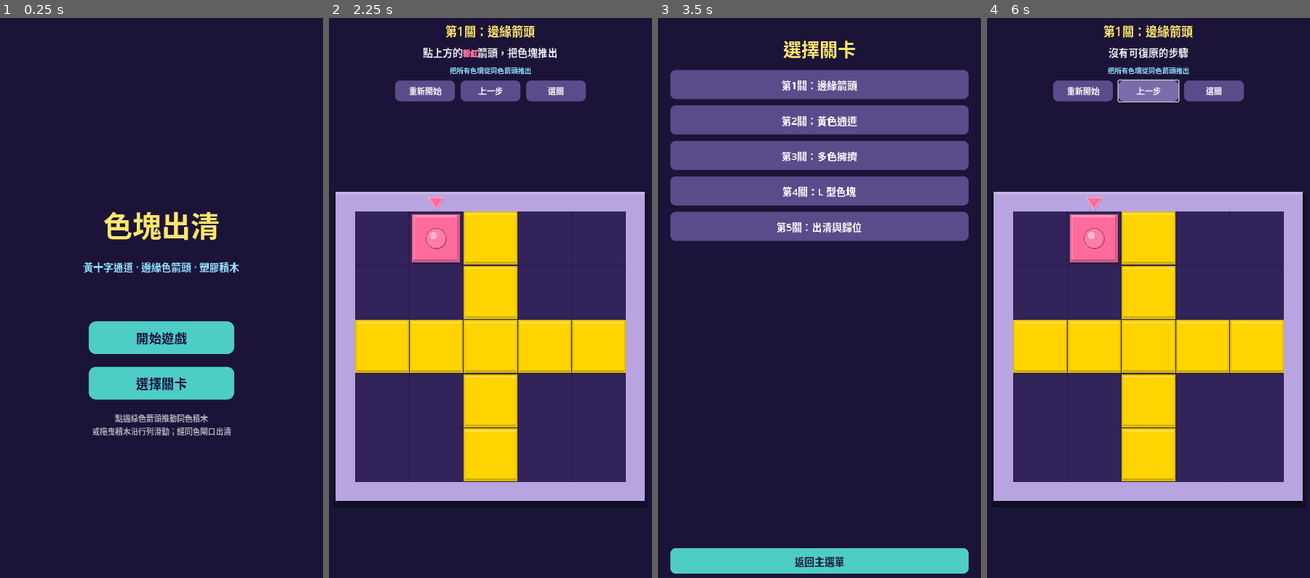
Above: before the commit, frames 1-4 (left to right).
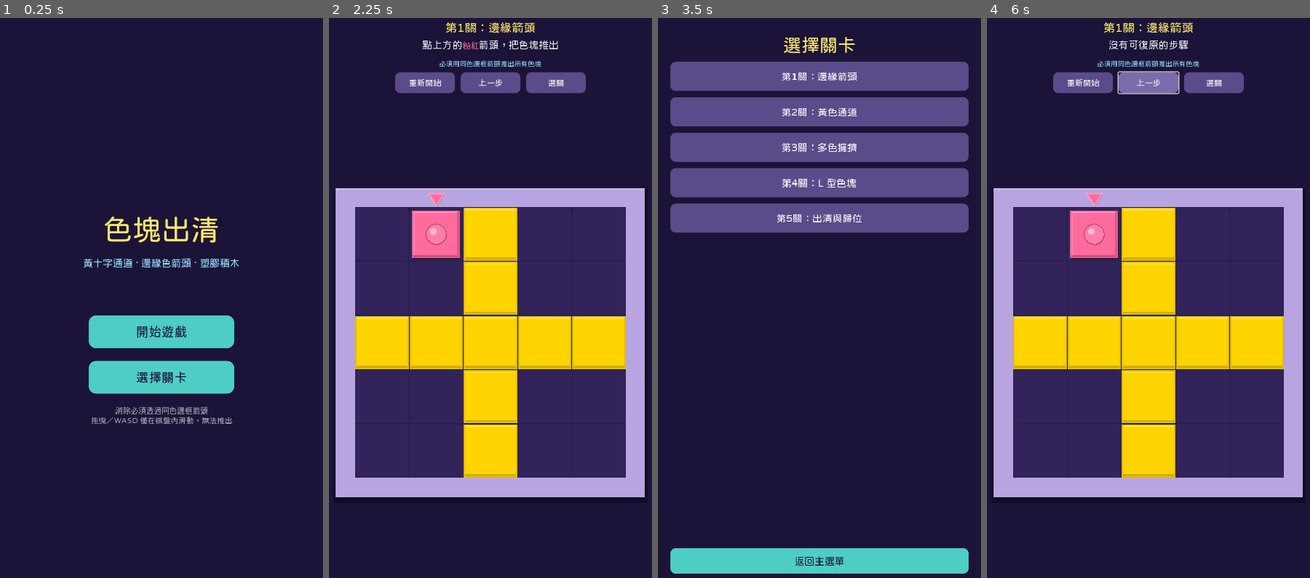
Above: after the commit, the same moments.

Repository: guobin6910-cell/sekuai-chuqing
Game: Godot game, scene res://scenes/MainMenu.tscn
Same seed, same stepped clock (60 frames per second), same inputs: the game is played once before the commit and once after it.
Inputs:
- Up to frame 1 (0.25 s): no input
- Up to frame 2 (2.25 s): click "選擇關卡" at 0.5 s; click "返回主選單" at 1.25 s; click "開始遊戲" at 2 s
- Up to frame 3 (3.5 s): click "選關" at 2.75 s
- Up to frame 4 (6 s): click "第1關：邊緣箭頭" at 3.5 s; click "重新開始" at 4.25 s; click "重新開始" at 5 s; click "上一步" at 5.75 s

The runs differ from the first frame. In frame 1, 5.4% of the frame differs, in the area x 25-75%, y 34-75%; in frame 2, 9.7%; in frame 3, 14%, in the area x 3-97%, y 3-99%; in frame 4, 9.5%.

Commit message:
fix: embed CJK font + require matching-color arrows to clear
Godot default fonts lack Traditional Chinese glyphs; embed jf-openhuninn
(OFL) via UITheme autoload and project custom_font for Web/iOS Safari.

Elimination may only happen via matching-color edge arrows (via_arrow);
free swipe/WASD slides inside the board only. Dim inactive arrows and
surface clear feedback hints. Levels remain solvable.

Diff:
--- a/project.godot
+++ b/project.godot
@@ -11,6 +11,7 @@
 
 [autoload]
 GameState="*res://scripts/GameState.gd"
+UITheme="*res://scripts/UITheme.gd"
 
 [display]
 window/size/viewport_width=720
@@ -21,6 +22,9 @@
 window/stretch/aspect="keep"
 window/handheld/orientation=1
 
+[gui]
+theme/custom_font="res://assets/fonts/jf-openhuninn-2.1.ttf"
+
 [rendering]
 renderer/rendering_method="gl_compatibility"
 textures/canvas_textures/default_texture_filter=0
--- a/scripts/BoardModel.gd
+++ b/scripts/BoardModel.gd
@@ -7,10 +7,10 @@
 ## 2. 色塊為多格 polyomino，整塊平移，不可旋轉。
 ## 3. 邊緣色箭頭：點擊後，找出該列／該行上「距離閘口最近」的同色色塊，
 ##    沿箭頭方向滑到受阻或出清。
-## 4. 亦可點選色塊後朝四向滑動（直到受阻）。
-## 5. 離場條件：下一步若有任何一格越出棋盤，該格必須對應「同色、同側」的箭頭閘口；
-##    只要有一格經合法閘口離場，整塊立即出清。
-## 6. 不可從無閘口的邊緣滑出。黃色通道只是通道，不是出口。
+## 4. 亦可點選色塊後朝四向滑動（僅在棋盤內，直到受阻）。
+## 5. 消除必須透過同色邊框箭頭：離場／出清只能由 try_arrow（via_arrow）觸發；
+##    自由滑動／WASD 不可推出棋盤。閘口仍須同色、同側、同 index。
+## 6. 黃色通道只是通道，不是出口。
 
 const SIDES := {
 	"top": Vector2i(0, -1),
@@ -203,7 +203,7 @@
 	if pid < 0:
 		return false
 	var dir := side_dir(str(arrow["side"]))
-	return _can_step(pid, dir)
+	return _can_step(pid, dir, true)
 
 
 func _copy_cells(cells: Array) -> Array[Vector2i]:
@@ -223,7 +223,7 @@
 	return has_gate(side, idx, color_hex)
 
 
-func _can_step(pid: int, dir: Vector2i) -> bool:
+func _can_step(pid: int, dir: Vector2i, via_arrow: bool = false) -> bool:
 	if not pieces.has(pid):
 		return false
 	var p: Dictionary = pieces[pid]
@@ -239,6 +239,9 @@
 			if other >= 0 and other != pid:
 				return false
 		else:
+			# Free swipe/WASD may never leave the board.
+			if not via_arrow:
+				return false
 			if not _cell_exit_valid(cell, dir, hex):
 				return false
 	return true
@@ -259,17 +262,20 @@
 	p["cells"] = new_cells
 
 
-func _slide(pid: int, dir: Vector2i) -> Dictionary:
-	var fail := {"ok": false, "pid": pid, "dir": dir, "steps": 0, "cleared": false}
+func _slide(pid: int, dir: Vector2i, via_arrow: bool = false) -> Dictionary:
+	var fail := {"ok": false, "pid": pid, "dir": dir, "steps": 0, "cleared": false, "via_arrow": via_arrow}
 	if not pieces.has(pid):
 		return fail
-	if not _can_step(pid, dir):
+	if not _can_step(pid, dir, via_arrow):
 		return fail
 	var from_cells := _copy_cells(pieces[pid]["cells"])
 	var col: Color = pieces[pid]["color"]
 	var steps := 0
-	while _can_step(pid, dir):
+	while _can_step(pid, dir, via_arrow):
 		if _would_eject(pid, dir):
+			# Eject/clear only when this slide was initiated by a matching-color arrow.
+			if not via_arrow:
+				break
 			steps += 1
 			pieces.erase(pid)
 			return {
@@ -278,6 +284,7 @@
 				"dir": dir,
 				"steps": steps,
 				"cleared": true,
+				"via_arrow": true,
 				"color": col,
 				"from_cells": from_cells,
 			}
@@ -293,6 +300,7 @@
 		"dir": dir,
 		"steps": steps,
 		"cleared": false,
+		"via_arrow": via_arrow,
 		"color": col,
 		"from_cells": from_cells,
 		"to_cells": _copy_cells(pieces[pid]["cells"]),
@@ -301,22 +309,26 @@
 
 func try_arrow(arrow_idx: int) -> Dictionary:
 	if arrow_idx < 0 or arrow_idx >= arrows.size():
-		return {"ok": false, "steps": 0, "cleared": false}
+		return {"ok": false, "steps": 0, "cleared": false, "reason": "bad_arrow"}
 	var arrow: Dictionary = arrows[arrow_idx]
 	var pid := nearest_matching(arrow)
 	if pid < 0:
-		return {"ok": false, "steps": 0, "cleared": false, "reason": "no_piece"}
+		return {"ok": false, "steps": 0, "cleared": false, "reason": "no_piece", "arrow": arrow}
 	var dir := side_dir(str(arrow["side"]))
-	var result := _slide(pid, dir)
+	# via_arrow=true：允許經同色閘口出清
+	var result := _slide(pid, dir, true)
 	result["arrow_idx"] = arrow_idx
 	result["arrow"] = arrow
+	if not result.get("ok", false):
+		result["reason"] = "blocked"
 	return result
 
 
 func try_swipe(pid: int, dir: Vector2i) -> Dictionary:
 	if dir == Vector2i.ZERO:
-		return {"ok": false, "steps": 0, "cleared": false}
-	return _slide(pid, dir)
+		return {"ok": false, "steps": 0, "cleared": false, "reason": "bad_dir"}
+	# Swipe/WASD：只在棋盤內滑動，不可離場出清
+	return _slide(pid, dir, false)
 
 
 func quadrant_of(cell: Vector2i) -> String:
@@ -434,7 +446,7 @@
 	var t := str(goal.get("type", "clear_all"))
 	match t:
 		"clear_all":
-			return "把所有色塊從同色箭頭推出"
+			return "必須用同色邊框箭頭推出所有色塊"
 		"clear_color":
 			return "出清指定顏色"
 		"reach_cross":
--- a/scripts/Game.gd
+++ b/scripts/Game.gd
@@ -70,6 +70,7 @@
 	hud_label.horizontal_alignment = HORIZONTAL_ALIGNMENT_CENTER
 	hud_label.add_theme_font_size_override("font_size", 26)
 	hud_label.add_theme_color_override("font_color", Color("FFE66D"))
+	UITheme.apply(hud_label)
 	root.add_child(hud_label)
 
 	hint_label = RichTextLabel.new()
@@ -80,6 +81,7 @@
 	hint_label.custom_minimum_size = Vector2(0, 36)
 	hint_label.add_theme_font_size_override("normal_font_size", 22)
 	hint_label.add_theme_color_override("default_color", Color(1, 1, 1, 0.92))
+	UITheme.apply(hint_label)
 	_refresh_hint()
 	root.add_child(hint_label)
 
@@ -88,6 +90,7 @@
 	goal_label.horizontal_alignment = HORIZONTAL_ALIGNMENT_CENTER
 	goal_label.add_theme_font_size_override("font_size", 15)
 	goal_label.add_theme_color_override("font_color", Color("95E1FF"))
+	UITheme.apply(goal_label)
 	root.add_child(goal_label)
 
 	var btn_row := HBoxContainer.new()
@@ -162,6 +165,7 @@
 	b.add_theme_stylebox_override("hover", h)
 	b.add_theme_stylebox_override("pressed", h)
 	b.add_theme_color_override("font_color", Color.WHITE)
+	UITheme.apply(b)
 	b.pressed.connect(cb)
 	return b
 
@@ -217,7 +221,11 @@
 		var side := str(a["side"])
 		var idx := int(a["index"])
 		var center := _arrow_center(side, idx)
-		BrickDraw.draw_triangle_arrow(arrow_layer, center, side, a["color"], asize)
+		var col: Color = a["color"]
+		# Dim / desaturate arrows that currently cannot push a matching piece.
+		if not model.arrow_ready(a):
+			col = Color.from_hsv(col.h, col.s * 0.35, col.v * 0.55, 0.55)
+		BrickDraw.draw_triangle_arrow(arrow_layer, center, side, col, asize)
 		var hit := Rect2(center - Vector2(asize, asize), Vector2(asize, asize) * 2.0)
 		_arrow_hit_rects.append({"rect": hit, "idx": i})
 
@@ -366,7 +374,11 @@
 	var snap := model.snapshot()
 	var result := model.try_arrow(idx)
 	if not result.get("ok", false):
-		_refresh_hint("此箭頭目前無法推動")
+		var reason := str(result.get("reason", ""))
+		if reason == "no_piece":
+			_refresh_hint("沒有同色色塊可推")
+		else:
+			_refresh_hint("要同顏色的箭頭才能推出這個色塊")
 		return
 	undo_stack.append(snap)
 	animating = true
@@ -379,7 +391,11 @@
 	var snap := model.snapshot()
 	var result := model.try_swipe(selected_id, dir)
 	if not result.get("ok", false):
-		_refresh_hint("此方向無法移動")
+		# Swipe may be blocked at the edge because exit requires a matching arrow.
+		if model.pieces.has(selected_id) and model._would_eject(selected_id, dir):
+			_refresh_hint("消除必須透過同色邊框箭頭")
+		else:
+			_refresh_hint("此方向無法移動")
 		return
 	undo_stack.append(snap)
 	animating = true
--- a/scripts/LevelSelect.gd
+++ b/scripts/LevelSelect.gd
@@ -26,6 +26,7 @@
 	title.horizontal_alignment = HORIZONTAL_ALIGNMENT_CENTER
 	title.add_theme_font_size_override("font_size", 40)
 	title.add_theme_color_override("font_color", Color("FFE66D"))
+	UITheme.apply(title)
 	root.add_child(title)
 
 	var grid := VBoxContainer.new()
@@ -43,6 +44,7 @@
 		b.custom_minimum_size = Vector2(0, 64)
 		b.add_theme_font_size_override("font_size", 22)
 		_style_level_btn(b, locked)
+		UITheme.apply(b)
 		var idx := i
 		b.pressed.connect(func(): _open_level(idx))
 		grid.add_child(b)
@@ -52,6 +54,7 @@
 	back.custom_minimum_size = Vector2(0, 56)
 	back.add_theme_font_size_override("font_size", 22)
 	_style_back(back)
+	UITheme.apply(back)
 	back.pressed.connect(_on_back)
 	root.add_child(back)
 
--- a/scripts/MainMenu.gd
+++ b/scripts/MainMenu.gd
@@ -27,6 +27,7 @@
 	title.horizontal_alignment = HORIZONTAL_ALIGNMENT_CENTER
 	title.add_theme_font_size_override("font_size", 64)
 	title.add_theme_color_override("font_color", Color("FFE66D"))
+	UITheme.apply(title)
 	v.add_child(title)
 
 	var sub := Label.new()
@@ -34,6 +35,7 @@
 	sub.horizontal_alignment = HORIZONTAL_ALIGNMENT_CENTER
 	sub.add_theme_font_size_override("font_size", 22)
 	sub.add_theme_color_override("font_color", Color("95E1FF"))
+	UITheme.apply(sub)
 	v.add_child(sub)
 
 	var spacer := Control.new()
@@ -44,10 +46,11 @@
 	v.add_child(_make_btn("選擇關卡", _on_select))
 
 	var tip := Label.new()
-	tip.text = "點邊緣色箭頭推動同色積木\n或拖曳積木沿行列滑動；經同色閘口出清"
+	tip.text = "消除必須透過同色邊框箭頭\n拖曳／WASD 僅在棋盤內滑動，無法推出"
 	tip.horizontal_alignment = HORIZONTAL_ALIGNMENT_CENTER
 	tip.add_theme_font_size_override("font_size", 17)
 	tip.add_theme_color_override("font_color", Color(1, 1, 1, 0.65))
+	UITheme.apply(tip)
 	v.add_child(tip)
 
 
@@ -58,6 +61,7 @@
 	b.size_flags_horizontal = Control.SIZE_SHRINK_CENTER
 	b.add_theme_font_size_override("font_size", 28)
 	_style_button(b)
+	UITheme.apply(b)
 	b.pressed.connect(cb)
 	return b
 
--- /dev/null
+++ b/scripts/UITheme.gd
@@ -0,0 +1,47 @@
+extends Node
+## CJK UI font autoload — Godot default fonts lack Traditional Chinese glyphs.
+## Preload keeps the font in the Web export PCK.
+
+const FONT_PATH := "res://assets/fonts/jf-openhuninn-2.1.ttf"
+const _FONT_RES: Font = preload("res://assets/fonts/jf-openhuninn-2.1.ttf")
+
+static var font: Font
+
+
+func _enter_tree() -> void:
+	font = _FONT_RES
+	_apply_default_theme()
+
+
+func _apply_default_theme() -> void:
+	if font == null:
+		push_warning("UITheme: CJK font missing at %s" % FONT_PATH)
+		return
+	var theme := Theme.new()
+	theme.default_font = font
+	theme.default_font_size = 18
+	# Root theme so Labels/Buttons created later inherit CJK glyphs.
+	get_tree().root.theme = theme
+
+
+## Apply font overrides to a Label / Button / RichTextLabel (and children recursively optional).
+static func apply(control: Control) -> void:
+	if control == null or font == null:
+		return
+	if control is RichTextLabel:
+		control.add_theme_font_override("normal_font", font)
+		control.add_theme_font_override("bold_font", font)
+		control.add_theme_font_override("italics_font", font)
+		control.add_theme_font_override("bold_italics_font", font)
+		control.add_theme_font_override("mono_font", font)
+	else:
+		control.add_theme_font_override("font", font)
+
+
+static func apply_tree(root: Control) -> void:
+	if root == null:
+		return
+	apply(root)
+	for child in root.get_children():
+		if child is Control:
+			apply_tree(child)
--- a/scripts/Win.gd
+++ b/scripts/Win.gd
@@ -23,6 +23,7 @@
 	title.horizontal_alignment = HORIZONTAL_ALIGNMENT_CENTER
 	title.add_theme_font_size_override("font_size", 72)
 	title.add_theme_color_override("font_color", Color("FFE66D"))
+	UITheme.apply(title)
 	v.add_child(title)
 
 	var sub := Label.new()
@@ -31,6 +32,7 @@
 	sub.horizontal_alignment = HORIZONTAL_ALIGNMENT_CENTER
 	sub.add_theme_font_size_override("font_size", 24)
 	sub.add_theme_color_override("font_color", Color("95E1FF"))
+	UITheme.apply(sub)
 	v.add_child(sub)
 
 	var spacer := Control.new()
@@ -45,6 +47,7 @@
 		done.horizontal_alignment = HORIZONTAL_ALIGNMENT_CENTER
 		done.add_theme_font_size_override("font_size", 22)
 		done.add_theme_color_override("font_color", Color("4ECDC4"))
+		UITheme.apply(done)
 		v.add_child(done)
 
 	v.add_child(_btn("再玩一次", _on_retry))
@@ -71,6 +74,7 @@
 	b.add_theme_stylebox_override("pressed", h)
 	b.add_theme_color_override("font_color", Color("1a1040"))
 	b.add_theme_color_override("font_hover_color", Color("1a1040"))
+	UITheme.apply(b)
 	b.pressed.connect(cb)
 	return b
 
Not shown, added: assets/fonts/OFL.txt
Binary file added: assets/fonts/jf-openhuninn-2.1.ttf
Not shown, changed: README.md
Not shown, added: assets/fonts/README.md
Not shown, changed: tools/verify_levels.py
